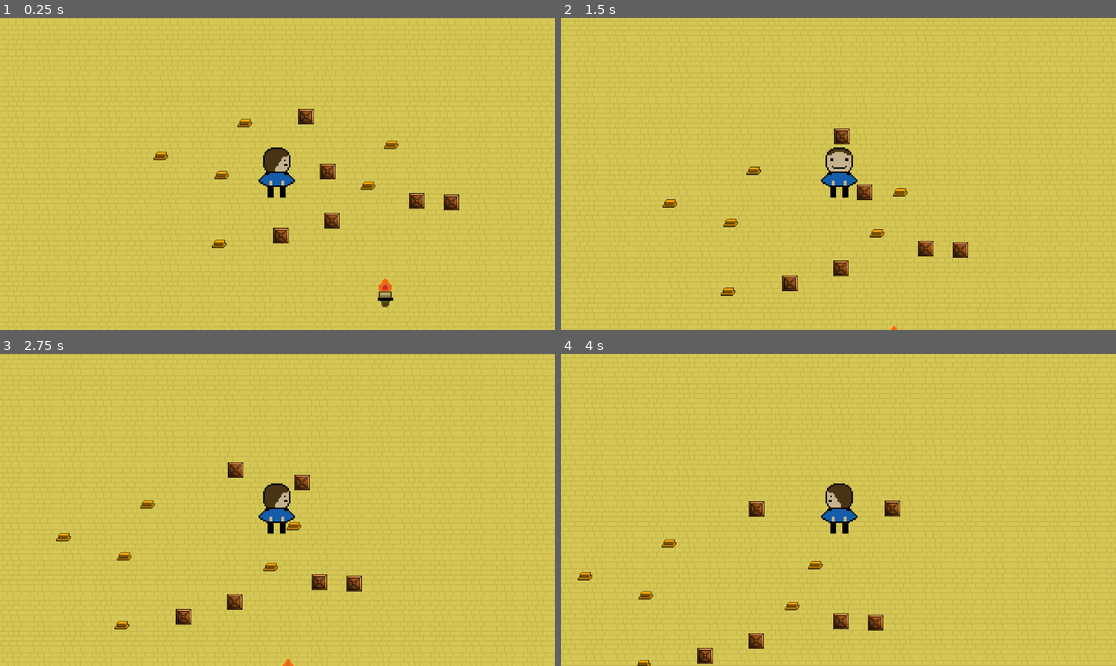
Above: before the commit, frames 1-4 (two rows, left to right).
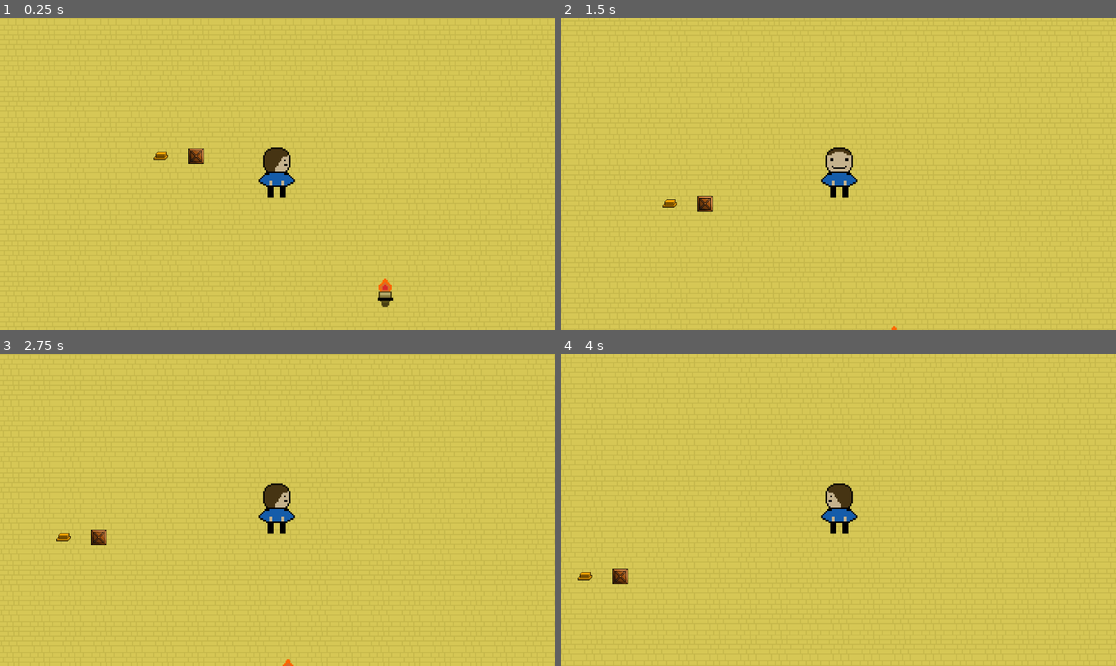
Above: after the commit, the same moments.

Repository: yehorscode/sacrifice
Game: Godot game, scene res://Scenes/stage_0.tscn
The game is run twice, just before and just after one commit, with the same random seed, the same clock (stepped at 60 frames per second) and the same inputs.
Inputs:
- Up to frame 1 (0.25 s): no input
- Up to frame 2 (1.5 s): tap Enter at 0.5 s; hold D (D_Right) 0.53-1.28 s; hold W (W_Foward) 0.53-1.28 s; hold S (S_Backwards) from 1.28 s (still down); tap W (W_Foward) at 1.35 s
- Up to frame 3 (2.75 s): release S (S_Backwards) at 2.03 s; hold D (D_Right) from 2.03 s (still down); hold W (W_Foward) from 2.03 s (still down)
- Up to frame 4 (4 s): release W (W_Foward) at 2.78 s; tap W (W_Foward) at 2.85 s; release D (D_Right) at 3.53 s; hold A (A_Left) from 3.53 s (still down); hold W (W_Foward) from 3.53 s (still down)

The runs differ from the first frame. In frame 1, 1.3% of the frame differs, in the area x 33-83%, y 29-74%; in frame 2, 1.3%; in frame 3, 1.3%, in the area x 16-66%, y 34-89%; in frame 4, 1.3%.

Commit message:
pressure_plate_code

Diff:
--- /dev/null
+++ b/Scenes/plate_controller.gd
@@ -0,0 +1,29 @@
+extends Node
+
+@export var completed_crates = 0
+
+signal crate_placed
+signal crate_removed
+signal box_entered
+signal box_exited
+
+func _ready():
+	for plate in get_tree().get_nodes_in_group("plates"):
+		plate.connect("box_entered", Callable(self, "_on_crate_placed"))
+		plate.connect("box_exited", Callable(self, "_on_crate_removed"))
+		print("[CONTROLLER] Connected to plate: ",plate.name)
+	print("[CONTROLLER] Ready: Connected to all plates")
+
+func _on_crate_placed():
+	completed_crates += 1
+	print("[CONTROLLER] Crate placed → total:", completed_crates)
+	emit_signal("crate_placed")
+
+func _on_crate_removed():
+	completed_crates -= 1
+	print("[CONTROLLER] Crate removed → total:", completed_crates)
+	emit_signal("crate_removed")
+
+func _process(delta: float) -> void:
+	if completed_crates == 5:
+		print("all done")
--- a/Scenes/pressure_plate.gd
+++ b/Scenes/pressure_plate.gd
@@ -6,7 +6,8 @@
 func _ready():
 	connect("body_entered", Callable(self, "_on_body_entered"))
 	connect("body_exited", Callable(self, "_on_body_exited"))
-	print("[PLATE] Ready: signals connected")
+	add_to_group("plates")
+	print("[PLATE] Ready: loaded")
 
 func _on_body_entered(body):
 	if body.is_in_group("box"):
--- /dev/null
+++ b/Scenes/pressure_plate_controller.gd
@@ -0,0 +1,26 @@
+extends Node
+
+@export var completed_crates = 0
+
+signal crate_placed
+signal crate_removed
+
+func _ready():
+	for plate in get_tree().get_nodes_in_group("plates"):
+		plate.connect("box_entered", Callable(self, "_on_crate_placed"))
+		plate.connect("box_exited", Callable(self, "_on_crate_removed"))
+	print("[CONTROLLER] Connected to all plates")
+
+func _on_crate_placed():
+	completed_crates += 1
+	print("[CONTROLLER] Crate placed → total:", completed_crates)
+	emit_signal("crate_placed")
+
+func _on_crate_removed():
+	completed_crates -= 1
+	print("[CONTROLLER] Crate removed → total:", completed_crates)
+	emit_signal("crate_removed")
+
+func _process(delta: float) -> void:
+	if completed_crates == 5:
+		print("all done")
--- a/Scenes/stage_0.tscn
+++ b/Scenes/stage_0.tscn
@@ -1,6 +1,5 @@
 [gd_scene load_steps=24 format=4 uid="uid://4jvih66khjds"]
 
-[ext_resource type="Script" uid="uid://c537883ro55nb" path="res://Scripts/stage_0/pressure_controller.gd" id="1_b4ict"]
 [ext_resource type="Texture2D" uid="uid://bgrkxiymtqw5s" path="res://Images/border.png" id="1_oxfjx"]
 [ext_resource type="Texture2D" uid="uid://v21mur71yxta" path="res://Images/brick_tile.png" id="2_f8d1k"]
 [ext_resource type="Texture2D" uid="uid://m3mwodh6djjx" path="res://Images/crate.png" id="3_vw4cj"]
@@ -10,6 +9,7 @@
 [ext_resource type="Texture2D" uid="uid://bmob314u7ce7r" path="res://Images/Torch.png" id="7_vw4cj"]
 [ext_resource type="Script" uid="uid://bvg7bis4ktp3a" path="res://Scenes/pressure_plate.gd" id="8_ro56c"]
 [ext_resource type="Texture2D" uid="uid://6w8vtml5srs7" path="res://Images/pressure_plate.png" id="9_b4ict"]
+[ext_resource type="Script" uid="uid://ccmug0l1aqvjm" path="res://Scenes/plate_controller.gd" id="11_rr34s"]
 
 [sub_resource type="TileSetAtlasSource" id="TileSetAtlasSource_tx0tn"]
 texture = ExtResource("1_oxfjx")
@@ -89,7 +89,6 @@
 size = Vector2(32, 32)
 
 [node name="Node2D" type="Node2D"]
-script = ExtResource("1_b4ict")
 
 [node name="TileMapLayer" type="TileMapLayer" parent="."]
 texture_filter = 1
@@ -118,7 +117,7 @@
 
 [node name="Crate" type="RigidBody2D" parent="."]
 texture_filter = 1
-position = Vector2(361, 59)
+position = Vector2(-169, -37)
 physics_material_override = SubResource("PhysicsMaterial_ro56c")
 lock_rotation = true
 script = ExtResource("6_f8d1k")
@@ -142,132 +141,5 @@
 [node name="CollisionShape2D" type="CollisionShape2D" parent="PressurePlate"]
 shape = SubResource("RectangleShape2D_7r0vn")
 
-[node name="Crate2" type="RigidBody2D" parent="."]
-texture_filter = 1
-position = Vector2(289, 56)
-physics_material_override = SubResource("PhysicsMaterial_ro56c")
-lock_rotation = true
-script = ExtResource("6_f8d1k")
-
-[node name="Sprite2D" type="Sprite2D" parent="Crate2"]
-texture = ExtResource("3_vw4cj")
-script = SubResource("GDScript_b4ict")
-
-[node name="CollisionShape2D" type="CollisionShape2D" parent="Crate2"]
-shape = SubResource("RectangleShape2D_rr34s")
-debug_color = Color(0.629988, 0.5270903, 0.15832767, 0.41960785)
-
-[node name="PressurePlate2" type="Area2D" parent="."]
-position = Vector2(236, -68)
-script = ExtResource("8_ro56c")
-
-[node name="Sprite2D" type="Sprite2D" parent="PressurePlate2"]
-texture_filter = 1
-texture = ExtResource("9_b4ict")
-
-[node name="CollisionShape2D" type="CollisionShape2D" parent="PressurePlate2"]
-shape = SubResource("RectangleShape2D_7r0vn")
-
-[node name="Crate3" type="RigidBody2D" parent="."]
-texture_filter = 1
-position = Vector2(59, -119)
-physics_material_override = SubResource("PhysicsMaterial_ro56c")
-lock_rotation = true
-script = ExtResource("6_f8d1k")
-
-[node name="Sprite2D" type="Sprite2D" parent="Crate3"]
-texture = ExtResource("3_vw4cj")
-script = SubResource("GDScript_b4ict")
-
-[node name="CollisionShape2D" type="CollisionShape2D" parent="Crate3"]
-shape = SubResource("RectangleShape2D_rr34s")
-debug_color = Color(0.629988, 0.5270903, 0.15832767, 0.41960785)
-
-[node name="PressurePlate3" type="Area2D" parent="."]
-position = Vector2(-68, -113)
-script = ExtResource("8_ro56c")
-
-[node name="Sprite2D" type="Sprite2D" parent="PressurePlate3"]
-texture_filter = 1
-texture = ExtResource("9_b4ict")
-
-[node name="CollisionShape2D" type="CollisionShape2D" parent="PressurePlate3"]
-shape = SubResource("RectangleShape2D_7r0vn")
-
-[node name="Crate4" type="RigidBody2D" parent="."]
-texture_filter = 1
-position = Vector2(7, 128)
-physics_material_override = SubResource("PhysicsMaterial_ro56c")
-lock_rotation = true
-script = ExtResource("6_f8d1k")
-
-[node name="Sprite2D" type="Sprite2D" parent="Crate4"]
-texture = ExtResource("3_vw4cj")
-script = SubResource("GDScript_b4ict")
-
-[node name="CollisionShape2D" type="CollisionShape2D" parent="Crate4"]
-shape = SubResource("RectangleShape2D_rr34s")
-debug_color = Color(0.629988, 0.5270903, 0.15832767, 0.41960785)
-
-[node name="PressurePlate4" type="Area2D" parent="."]
-position = Vector2(-116, -5)
-script = ExtResource("8_ro56c")
-
-[node name="Sprite2D" type="Sprite2D" parent="PressurePlate4"]
-texture_filter = 1
-texture = ExtResource("9_b4ict")
-
-[node name="CollisionShape2D" type="CollisionShape2D" parent="PressurePlate4"]
-shape = SubResource("RectangleShape2D_7r0vn")
-
-[node name="Crate5" type="RigidBody2D" parent="."]
-texture_filter = 1
-position = Vector2(113, 97)
-physics_material_override = SubResource("PhysicsMaterial_ro56c")
-lock_rotation = true
-script = ExtResource("6_f8d1k")
-
-[node name="Sprite2D" type="Sprite2D" parent="Crate5"]
-texture = ExtResource("3_vw4cj")
-script = SubResource("GDScript_b4ict")
-
-[node name="CollisionShape2D" type="CollisionShape2D" parent="Crate5"]
-shape = SubResource("RectangleShape2D_rr34s")
-debug_color = Color(0.629988, 0.5270903, 0.15832767, 0.41960785)
-
-[node name="PressurePlate5" type="Area2D" parent="."]
-position = Vector2(188, 17)
-script = ExtResource("8_ro56c")
-
-[node name="Sprite2D" type="Sprite2D" parent="PressurePlate5"]
-texture_filter = 1
-texture = ExtResource("9_b4ict")
-
-[node name="CollisionShape2D" type="CollisionShape2D" parent="PressurePlate5"]
-shape = SubResource("RectangleShape2D_7r0vn")
-
-[node name="Crate6" type="RigidBody2D" parent="."]
-texture_filter = 1
-position = Vector2(104, -5)
-physics_material_override = SubResource("PhysicsMaterial_ro56c")
-lock_rotation = true
-script = ExtResource("6_f8d1k")
-
-[node name="Sprite2D" type="Sprite2D" parent="Crate6"]
-texture = ExtResource("3_vw4cj")
-script = SubResource("GDScript_b4ict")
-
-[node name="CollisionShape2D" type="CollisionShape2D" parent="Crate6"]
-shape = SubResource("RectangleShape2D_rr34s")
-debug_color = Color(0.629988, 0.5270903, 0.15832767, 0.41960785)
-
-[node name="PressurePlate6" type="Area2D" parent="."]
-position = Vector2(-121, 138)
-script = ExtResource("8_ro56c")
-
-[node name="Sprite2D" type="Sprite2D" parent="PressurePlate6"]
-texture_filter = 1
-texture = ExtResource("9_b4ict")
-
-[node name="CollisionShape2D" type="CollisionShape2D" parent="PressurePlate6"]
-shape = SubResource("RectangleShape2D_7r0vn")
+[node name="PlateController" type="Node" parent="."]
+script = ExtResource("11_rr34s")
--- /dev/null
+++ b/Scripts/stage_0/area_2d.gd
@@ -0,0 +1,9 @@
+extends Node2D
+
+func _on_area_2d_body_entered(body):
+	if body.global_position.x < global_position.x:
+		print("z lewej")
+	elif body.position.x > global_position.x:
+		print("z prawej")
+	elif body.position.y > global_position.y:
+		print("z góry")
Not shown, added: Scenes/plate_controller.gd.uid
Not shown, added: Scenes/pressure_plate_controller.gd.uid
Not shown, added: Scripts/stage_0/area_2d.gd.uid
